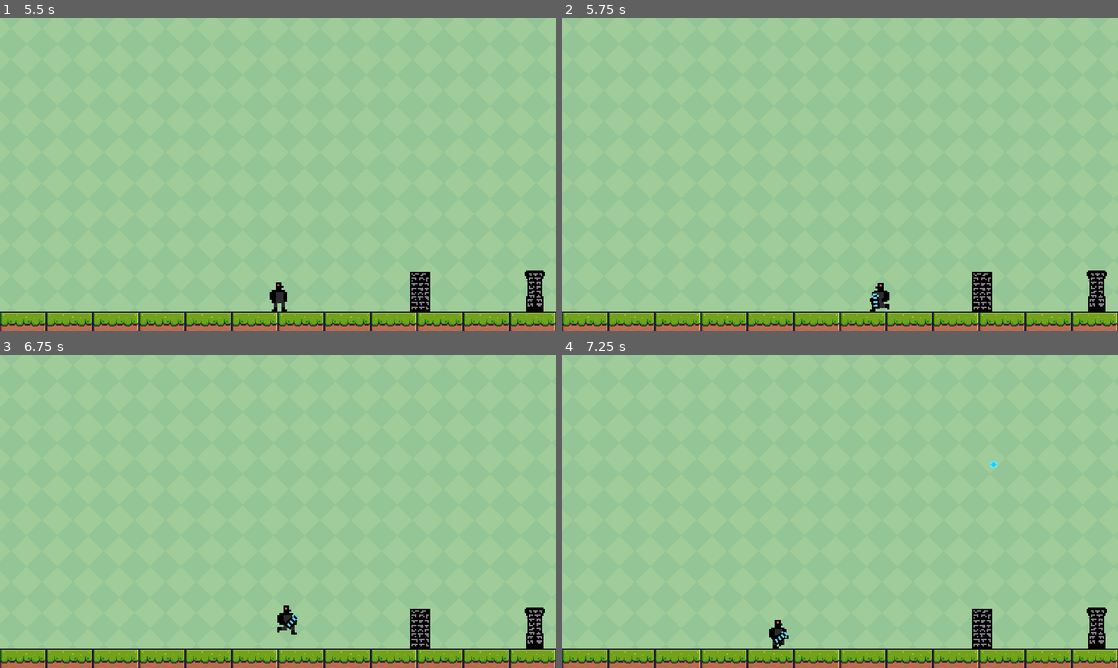
Above: before the commit, frames 1-4 (two rows, left to right).
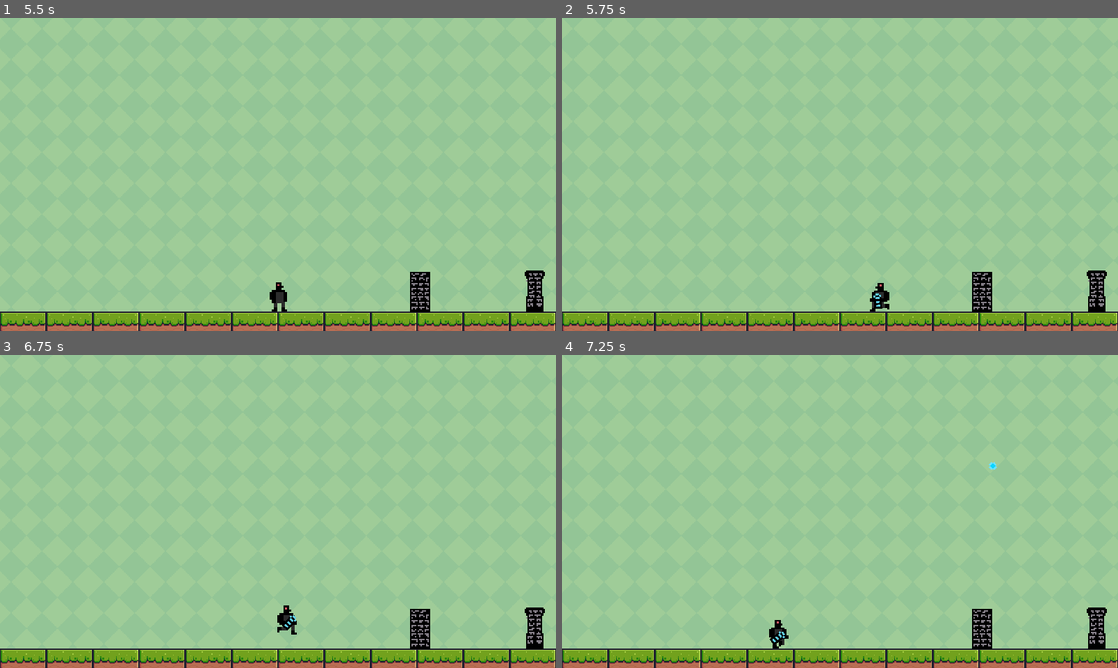
Above: after the commit, the same moments.

Repository: guifenske/The-Fallen-Oaks
Game: Godot game, scene res://scenes/splash_screen.tscn
The game is run twice, just before and just after one commit, with the same random seed, the same clock (stepped at 60 frames per second) and the same inputs.
Inputs (mouse positions are in pixels of both pictures, inside the frame that each line leads up to):
- Up to frame 1 (5.5 s): tap Enter at 0.5 s; move the mouse to (400, 158) at 0.52 s; hold D (right) 0.53-1.25 s; hold Right mouse button (mouse_left) 0.53-1.25 s; tap Space (jump) at 0.77, 3.77 s; click (400, 158) at 0.8 s; drag from (166, 190) to (250, 237) at 1.27 s; move the mouse to (333, 105) at 2.02 s; hold A (left) 2.03-2.75 s; hold T (t) 2.03-2.75 s; click (333, 105) at 2.17 s; right-click (333, 105) at 2.3 s; drag from (250, 237) to (111, 127) at 2.77 s; move the mouse to (444, 221) at 3.52 s; press the mouse at (444, 221) at 3.53 s; hold D (right) 3.53-4.25 s; tap T (t) at 3.8 s; tap Escape (esc, bound only after the commit) at 4.15 s; release the mouse at (444, 221) at 4.25 s; drag from (111, 127) to (194, 96) at 4.27 s; move the mouse to (305, 174) at 5.02 s; press the mouse at (305, 174) at 5.03 s; hold D (right) from 5.03 s (still down); tap O at 5.1 s
- Up to frame 2 (5.75 s): keep holding D (right)
- Up to frame 3 (6.75 s): release D (right) at 5.75 s; release the mouse at (305, 511) at 5.75 s; drag from (194, 433) to (322, 655) at 5.77 s; tap Space (jump) at 6.5 s; move the mouse to (400, 495) at 6.52 s; press the mouse at (400, 495) at 6.53 s; hold A (left) from 6.53 s (still down)
- Up to frame 4 (7.25 s): keep holding A (left); tap Space (jump) at 6.77 s; right-click (962, 495) at 6.8 s

Frame 1 is identical in both runs. In frame 2, less than 0.1% of the frame differs, in the area x 55-58%, y 88-93%; in frame 3, less than 0.1%; in frame 4, less than 0.1%, in the area x 37-79%, y 33-93%.

Commit message:
simplify gun logic, new exit key

Diff:
--- a/project.godot
+++ b/project.godot
@@ -74,6 +74,11 @@
 "events": [Object(InputEventMouseButton,"resource_local_to_scene":false,"resource_name":"","device":-1,"window_id":0,"a …(256 unchanged characters)…
 ]
 }
+esc={
+"deadzone": 0.5,
+"events": [Object(InputEventKey,"resource_local_to_scene":false,"resource_name":"","device":-1,"window_id":0,"alt_pressed":false,"shift_pressed":false,"ctrl_pressed":false,"meta_pressed":false,"pressed":false,"keycode":0,"physical_keycode":4194305,"key_label":0,"unicode":0,"echo":false,"script":null)
+]
+}
 
 [layer_names]
 
--- /dev/null
+++ b/scenes/KeyListener.gd
@@ -0,0 +1,5 @@
+extends Node
+
+func _physics_process(delta):
+	if(Input.is_action_just_pressed("esc")):
+		get_tree().quit()
--- a/scenes/PlayerMovement.gd
+++ b/scenes/Player.gd
@@ -6,7 +6,6 @@
 var gravity = ProjectSettings.get_setting("physics/2d/default_gravity")
 var isShooting = false
 var isLoadedShoot = false
-var hasGun = true
 var gunNodeScene = preload("res://scenes/gun.tscn")
 var isGunInstantiated = false
 var gun = null
@@ -16,37 +15,39 @@
 	gun.position = position
 	get_parent().add_child(gun)
 
+func _process(delta):
+	gun.position = position
+	gun.position.x -= 3
+	gun.position.y += 10
+	gun.look_at(get_global_mouse_position())
+
 func _physics_process(delta):
 	var direction = Input.get_axis("left", "right")
-	if(hasGun && !isGunInstantiated):
+
+	if(!isGunInstantiated):
 		isGunInstantiated = true
 		instantiate_gun()
 
-	if(hasGun):
-		gun.position = position
-		gun.position.x -= 3
-		gun.position.y += 10
-		gun.look_at(get_global_mouse_position())
-		if(sprite.flip_h && get_global_mouse_position().x > position.x):
-			sprite.flip_h = false
-		elif(!sprite.flip_h && get_global_mouse_position().x < position.x):
-			sprite.flip_h = true
+	if(sprite.flip_h && get_global_mouse_position().x > position.x):
+		sprite.flip_h = false
+	elif(!sprite.flip_h && get_global_mouse_position().x < position.x):
+		sprite.flip_h = true
 
-		if(Input.is_action_pressed("mouse_right")):
-			isShooting = true
-			if(direction == 0):	sprite.animation = "player_gun_shoot"
-			else: sprite.animation = "walking_shooting"
+	if(Input.is_action_pressed("mouse_right")):
+		isShooting = true
+		if(direction == 0):	sprite.animation = "player_gun_shoot"
+		else: sprite.animation = "walking_shooting"
 
-			gun.animation = "shoot"
-		elif(Input.is_action_pressed("mouse_left")):
-			isLoadedShoot = true
-			direction = 0
-			if(direction == 0):	sprite.animation = "player_loaded_shoot"
-			gun.animation = "loaded_shoot"
-		else:
-			isShooting = false
-			isLoadedShoot = false
-			gun.animation = "idle"
+		gun.animation = "shoot"
+	elif(Input.is_action_pressed("mouse_left")):
+		isLoadedShoot = true
+		direction = 0
+		sprite.animation = "player_loaded_shoot"
+		gun.animation = "loaded_shoot"
+	else:
+		isShooting = false
+		isLoadedShoot = false
+		gun.animation = "idle"
 
 	# Handle jump.
 	if Input.is_action_just_pressed("jump") && is_on_floor():
--- a/scenes/main.tscn
+++ b/scenes/main.tscn
@@ -1,10 +1,10 @@
-[gd_scene load_steps=32 format=3 uid="uid://c6o6bany3fxa7"]
+[gd_scene load_steps=33 format=3 uid="uid://c6o6bany3fxa7"]
 
 [ext_resource type="Texture2D" uid="uid://cc06r44qc4akl" path="res://sprites/Player/Idle/Idle-Sheet.png" id="1_2tqrc"]
 [ext_resource type="Texture2D" uid="uid://c82tl3jgi2f3o" path="res://sprites/background.png" id="1_njilj"]
 [ext_resource type="Texture2D" uid="uid://4a1moetuykyv" path="res://sprites/Terrain (16x16).png" id="2_l5006"]
 [ext_resource type="Texture2D" uid="uid://cn4st1q1lqekl" path="res://sprites/Obeliscos/1.png" id="3_1m1tw"]
-[ext_resource type="Script" path="res://scenes/PlayerMovement.gd" id="3_2w250"]
+[ext_resource type="Script" path="res://scenes/Player.gd" id="3_2w250"]
 [ext_resource type="Texture2D" uid="uid://yune6n4wv7k0" path="res://sprites/Player/Atirar/Tiro_normal/Tiro_normal_player-Sheet.png" id="5_oc6j4"]
 [ext_resource type="Texture2D" uid="uid://cxo805i7fqxd7" path="res://sprites/Player/Atirar/Tiro_carregado/Tiro_carregado_player-Sheet.png" id="6_n6e2w"]
 [ext_resource type="Texture2D" uid="uid://c57w4ik8e71vt" path="res://sprites/Player/Andar/Andar-Sheet.png" id="8_60kaa"]
@@ -12,6 +12,7 @@
 [ext_resource type="Texture2D" uid="uid://b4kpo2ta8yfov" path="res://sprites/Obeliscos/2.png" id="9_3dqeu"]
 [ext_resource type="PackedScene" uid="uid://cjthjfn3smqu8" path="res://scenes/DialogArea.tscn" id="10_ekgfk"]
 [ext_resource type="PackedScene" uid="uid://bw48301rm26ke" path="res://scenes/DialogPlayer.tscn" id="11_igrms"]
+[ext_resource type="Script" path="res://scenes/KeyListener.gd" id="13_gmoyy"]
 
 [sub_resource type="TileSetAtlasSource" id="TileSetAtlasSource_mnbin"]
 texture = ExtResource("2_l5006")
@@ -811,3 +812,6 @@
 shape = SubResource("RectangleShape2D_gjrfg")
 
 [node name="DialogPlayer" parent="." instance=ExtResource("11_igrms")]
+
+[node name="KeyListener" type="Node" parent="."]
+script = ExtResource("13_gmoyy")
Not shown, added: Sprite-0001.png.import
Not shown, added: godot.png.import
Not shown, added: img1.png.import
